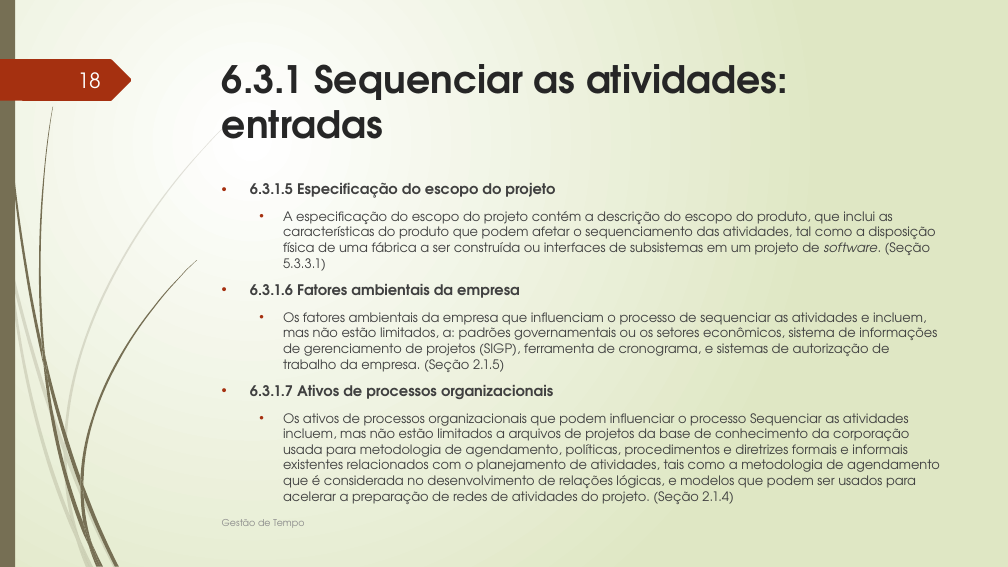
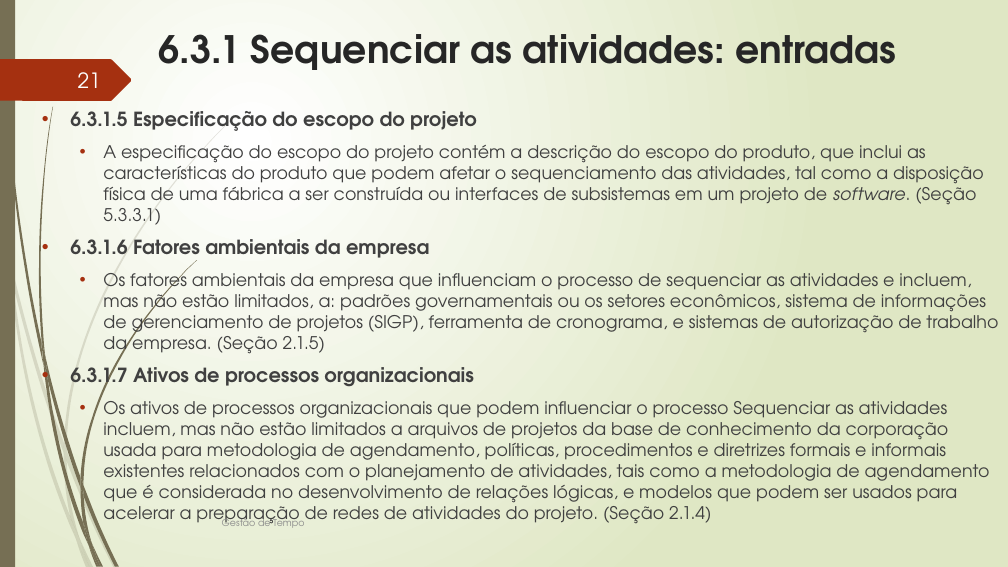
Before and after one commit to FabioMassaretto/GerenciamentoTempoProjeto, a slide deck: slide 21 of GERENCIAMENTO DO TEMPO DO PROJETO.pptx (slide 18 before the commit). Drawn at 1008x567 pixels with LibreOffice and Linux fonts; fonts in the diff are those of the drawing. Boxes give left, top, right and bottom in pixels: in the first picture for what was removed or moved away, otherwise in the second. Text is boxed around its words. In the diff, an @@ line names an element or a change of style, - is before the commit and + after.

Commit message:
Trabalho pronto

```diff
--- a/GERENCIAMENTO DO TEMPO DO PROJETO.pptx
+++ b/GERENCIAMENTO DO TEMPO DO PROJETO.pptx
@@ title "6.3.1 Sequenciar as atividades: entradas" rewrapped from [222,64,788,139] to [159,34,896,70] @@
@@ page number at [78,72,101,88]: text changed @@
-18
+21
@@ text "6.3.1.5 Especificação do escopo do ...": place and size @@
-text "6.3.1.5 Especificação do escopo do ..." at [250,183,940,501]
+text "6.3.1.5 Especificação do escopo do ..." at [70,111,998,527]
@@ text "6.3.1.5 Especificação do escopo do ..." at [70,111,998,527]: size 13.9 to 18.5 pt in "6.3.1.5 Especificação do escopo do projeto", "6.3.1.6 Fatores ambientais da empresa", "6.3.1.7 Ativos de processos organizacionais"; size 12.4 to 16.6 pt @@
```
Also in this commit, not shown: 23 other slides changed, 64 slides added.
